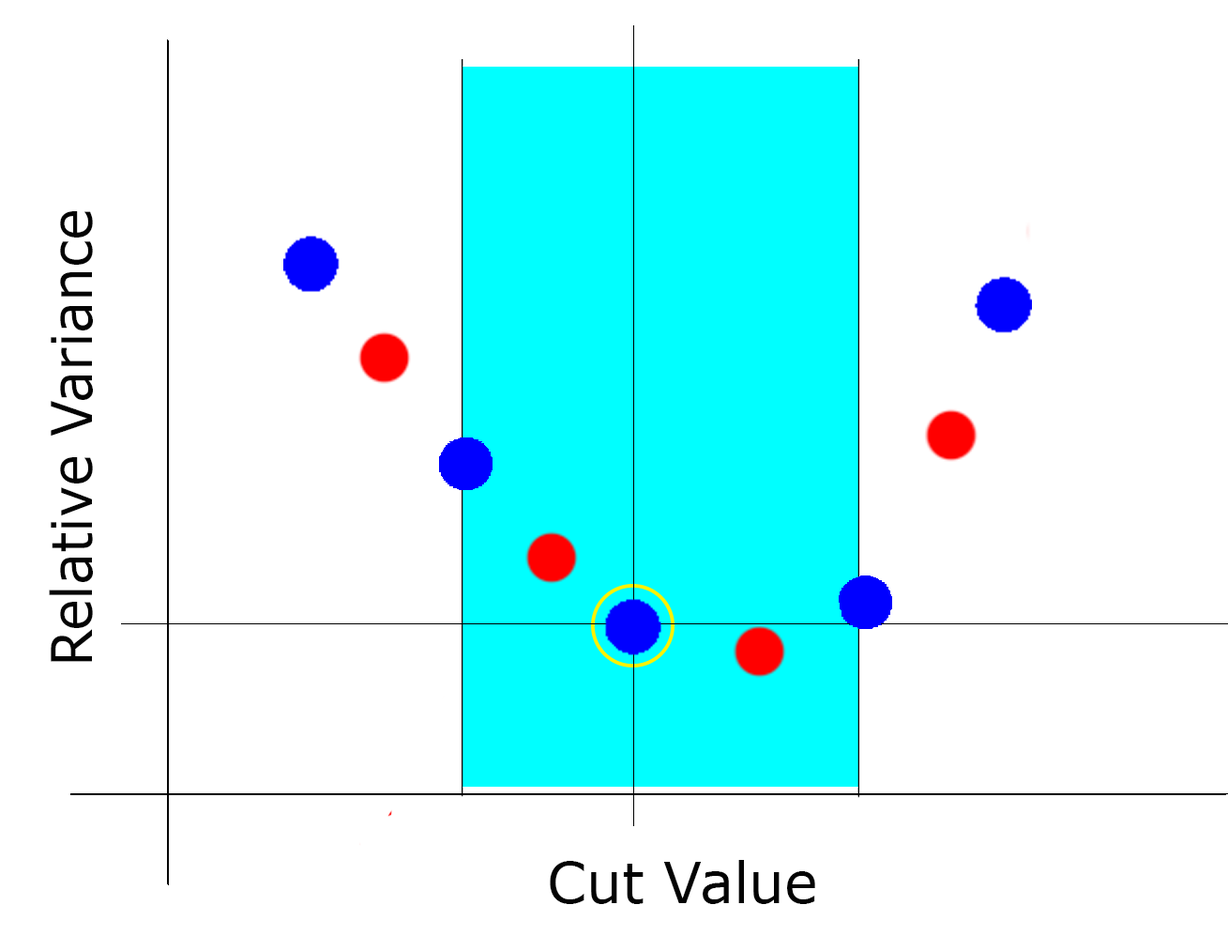
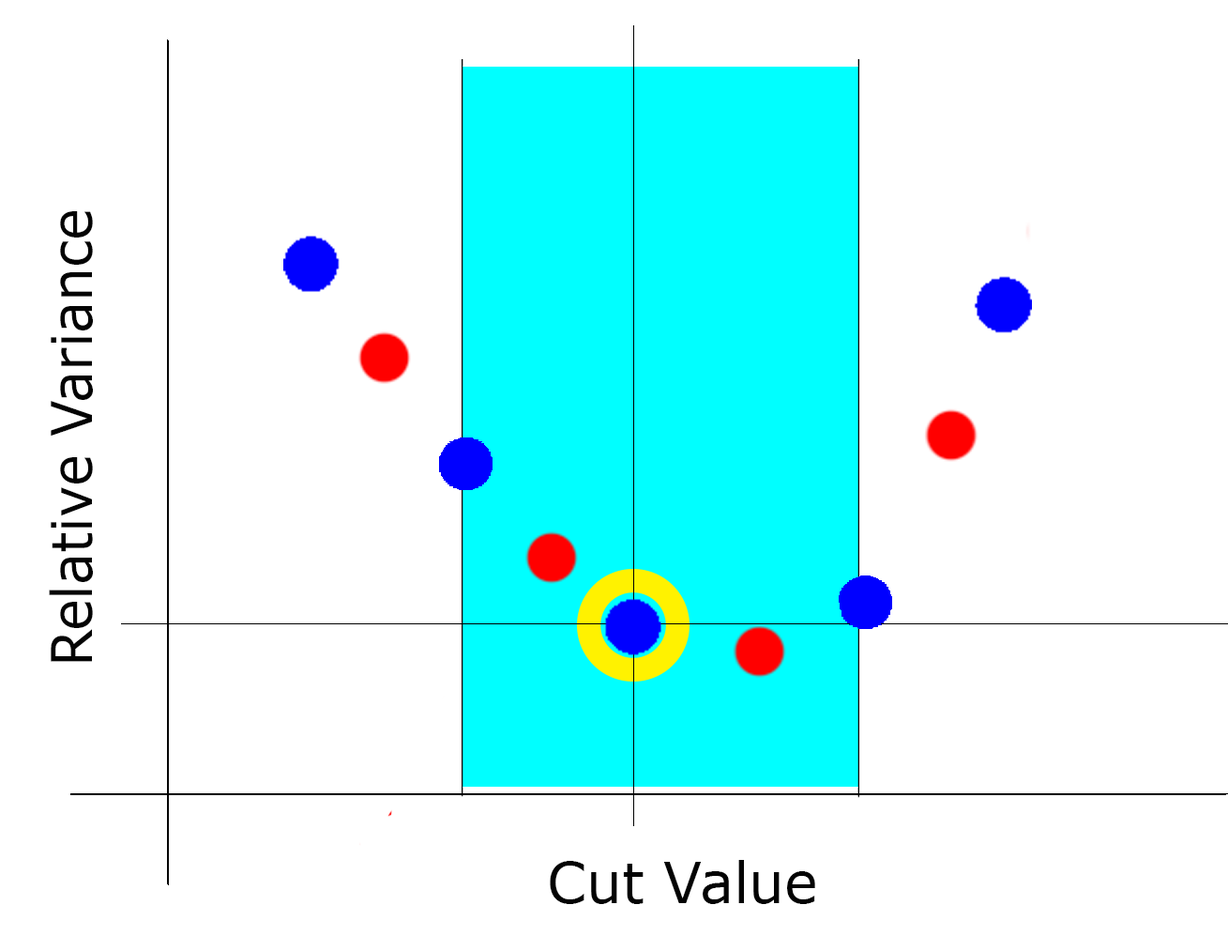
Layers edited between the first and the second w=1228, h=951 image:
painted on "Ellipse 1" over [577, 568, 690, 682]
